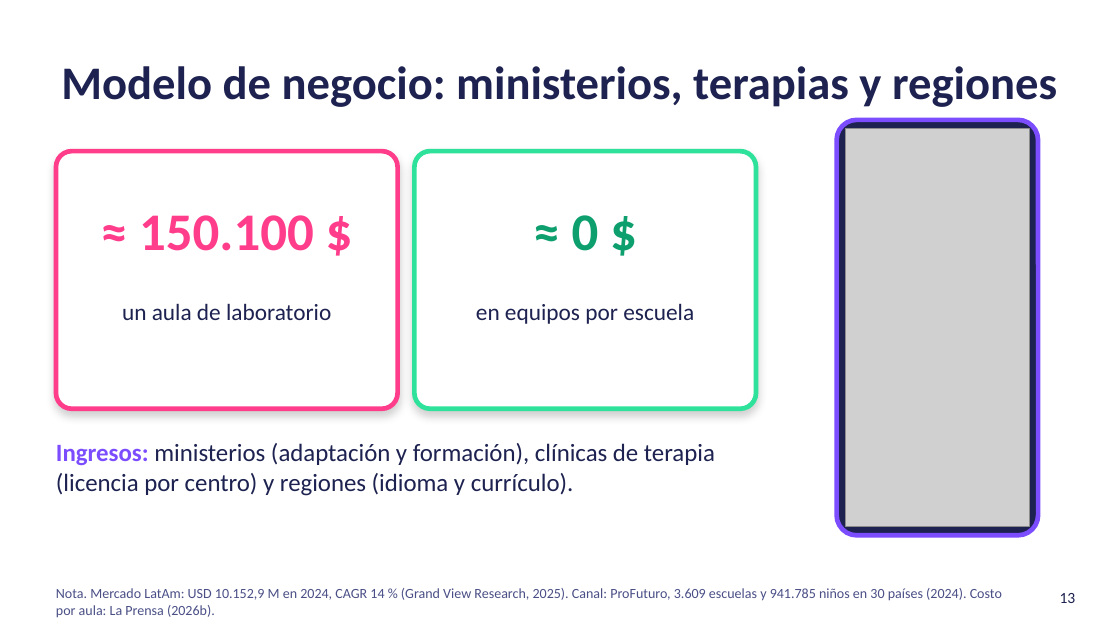
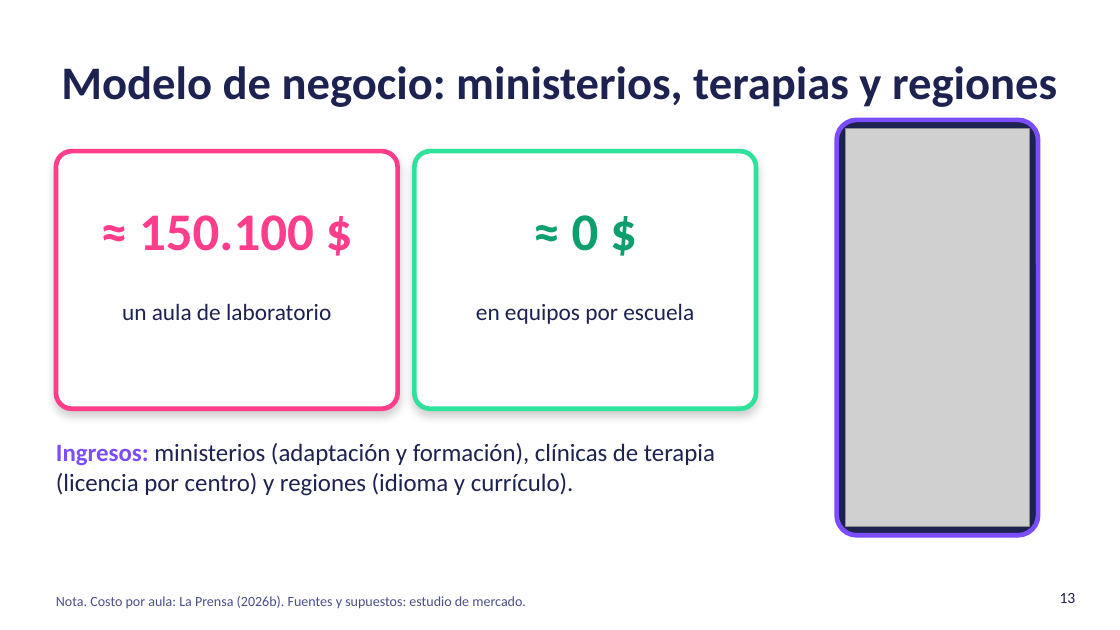
Before and after one commit to danielvaldess/chispa-lab, a slide deck: slide 13 of docs/presentacion/Chispa-Lab-hack4edu-2026.pptx. Drawn at 1120x630 pixels with LibreOffice and Linux fonts; fonts in the diff are those of the drawing; grey boxes stand for pictures; background and template pictures are left out. Boxes give left, top, right and bottom in pixels: in the first picture for what was removed or moved away, otherwise in the second. Text is boxed around its words. In the diff, an @@ line names an element or a change of style, - is before the commit and + after.

```diff
--- a/docs/presentacion/Chispa-Lab-hack4edu-2026.pptx
+++ b/docs/presentacion/Chispa-Lab-hack4edu-2026.pptx
@@ text at (x1=56, y1=596, x2=526, y2=609): text changed @@
-Nota. Mercado LatAm: USD 10.152,9 M en 2024, CAGR 14 % (Grand View Research, 2025). Canal: ProFuturo, 3.609 escuelas y 941.785 niños en 30 países (2024). Costo por aula: La Prensa (2026b).
+Nota. Costo por aula: La Prensa (2026b). Fuentes y supuestos: estudio de mercado.
```
Also in this commit, not shown: 1 other slide changed, 5 other files.
